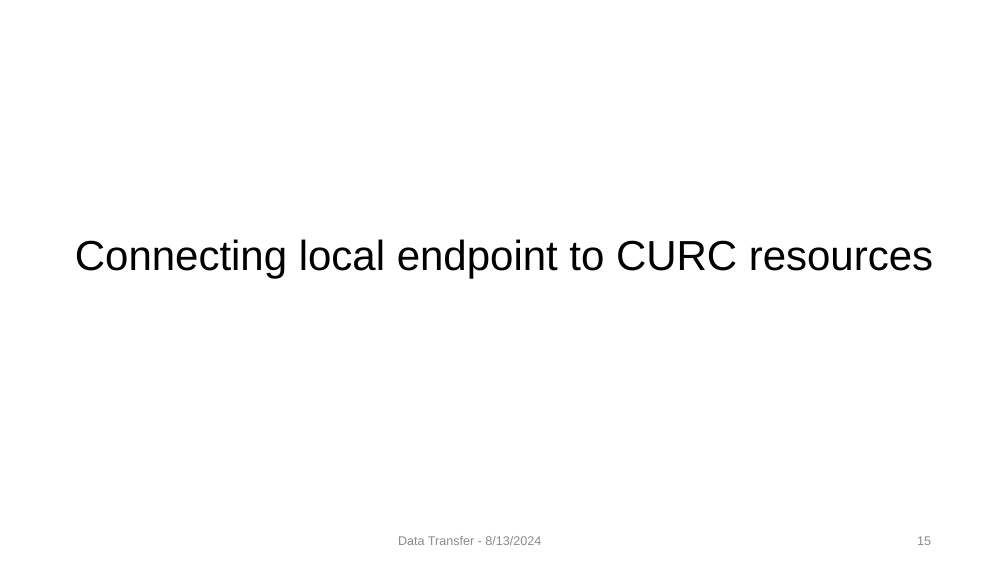
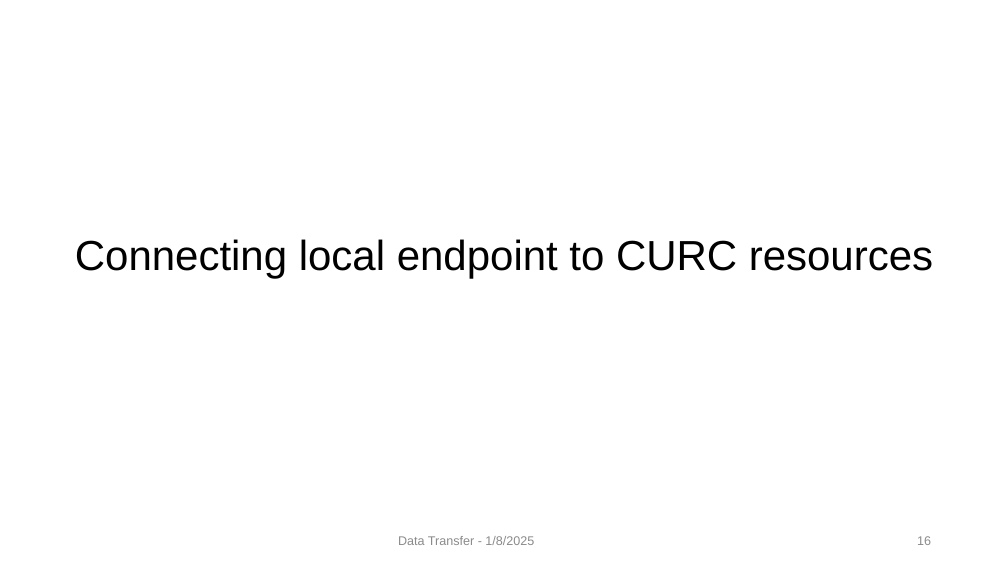
Before and after one commit to mohalkh5/hpc_fundamentals_micro_credential, a slide deck: slide 16 of transferring_data/File_transfer.pptx (slide 15 before the commit). Drawn at 1008x567 pixels with LibreOffice and Linux fonts; fonts in the diff are those of the drawing; background and template pictures are left out. Boxes give left, top, right and bottom in pixels: in the first picture for what was removed or moved away, otherwise in the second. Text is boxed around its words. In the diff, an @@ line names an element or a change of style, - is before the commit and + after.

Commit message:
Updating File_Transfer.pdf and File_Transfer.pptx
Updates made:
 - updated the date
 - added UST slide
 - fixed 2 links for RTD

```diff
--- a/transferring_data/File_transfer.pptx
+++ b/transferring_data/File_transfer.pptx
@@ text at <box>398,536,534,545</box>: text changed @@
-Data Transfer - 8/13/2024
+Data Transfer - 1/8/2025
```
Also in this commit, not shown: 19 other slides changed, 1 slide added, 1 other file.
